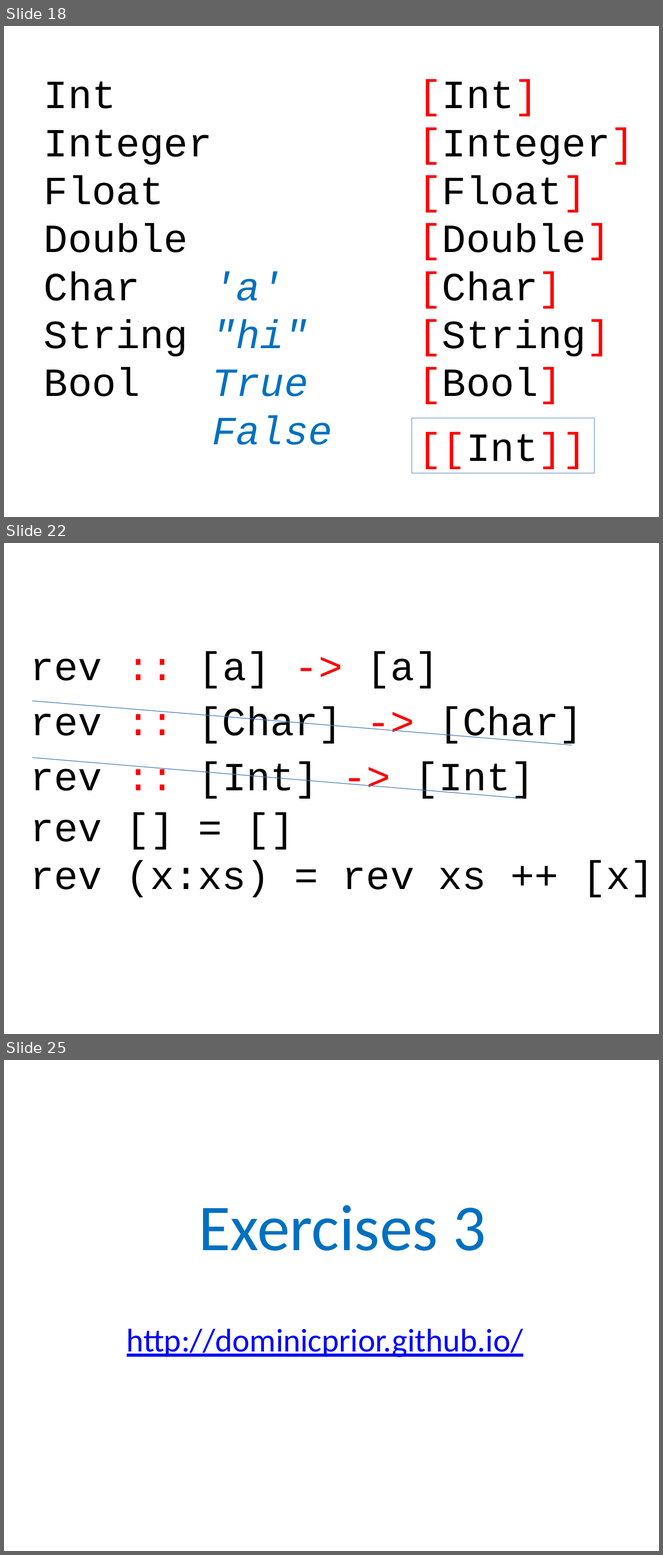
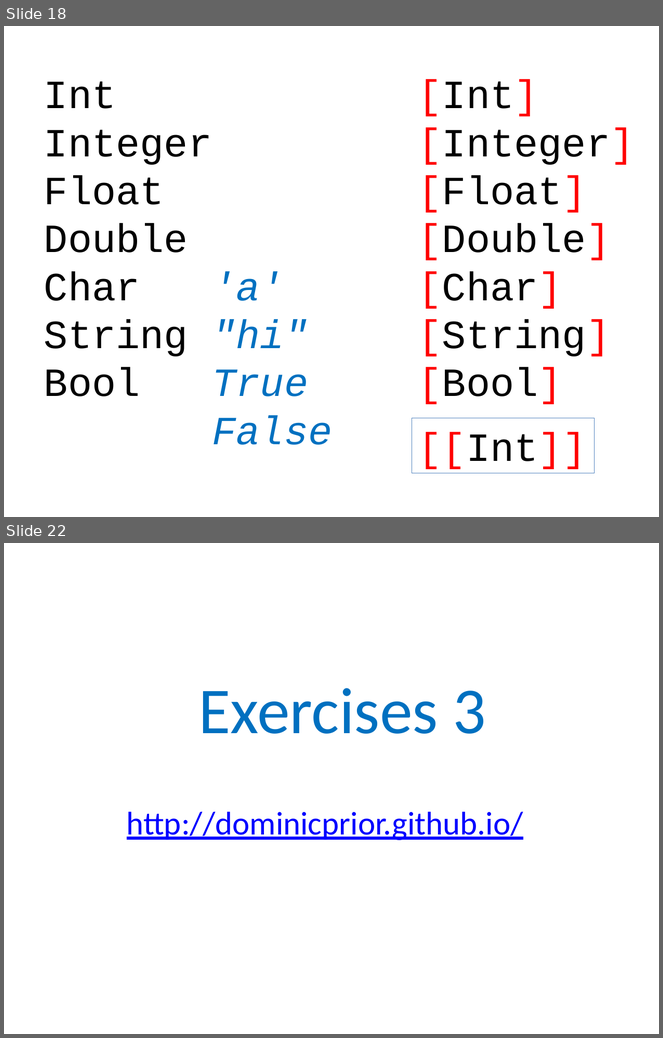
Before and after one commit to dominicprior/beginning-haskell-course, a slide deck: beginning-haskell.pptx. Shown one above the other, each under a label of ours: slides 18, 22 and 25 before the commit, slides 18 and 22 after it; the slides between them are not shown. The pictures are 663x1555 and 663x1038 pixels, drawn with LibreOffice and Linux fonts; fonts in the diff are those of the drawing. Boxes give left, top, right and bottom in pixels: in the first picture for what was removed or moved away, otherwise in the second. Text is boxed around its words. In the diff, an @@ line names an element or a change of style, - is before the commit and + after.

```diff
--- a/beginning-haskell.pptx
+++ b/beginning-haskell.pptx
@@ slide 22 removed at [4,543,659,1034], background #FFFFFF @@
@@ text removed at [30,652,439,689] @@
-rev :: [a] -> [a]
@@ text removed at [30,707,583,746] @@
-rev :: [Char] -> [Char]
@@ line removed from (32, 701) to (572, 745) @@
@@ line removed from (32, 758) to (522, 798) @@
@@ text removed at [30,762,535,799] @@
-rev :: [Int] -> [Int]
@@ text removed at [30,820,655,898] @@
-rev [] = []
-rev (x:xs) = rev xs ++ [x]
@@ what was slide 25 is now slide 22 @@
```
Also in this commit, not shown: 4 slides changed, 1 slide added, 3 other slides removed.
